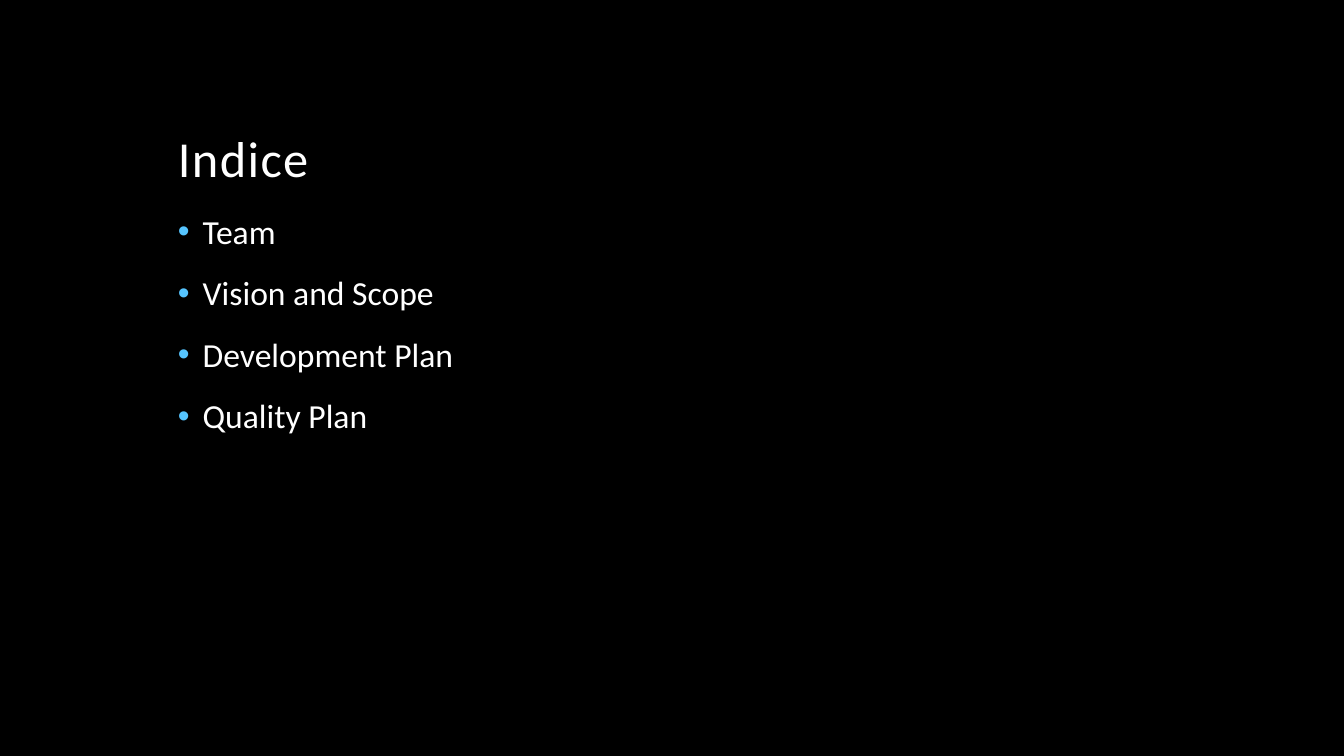
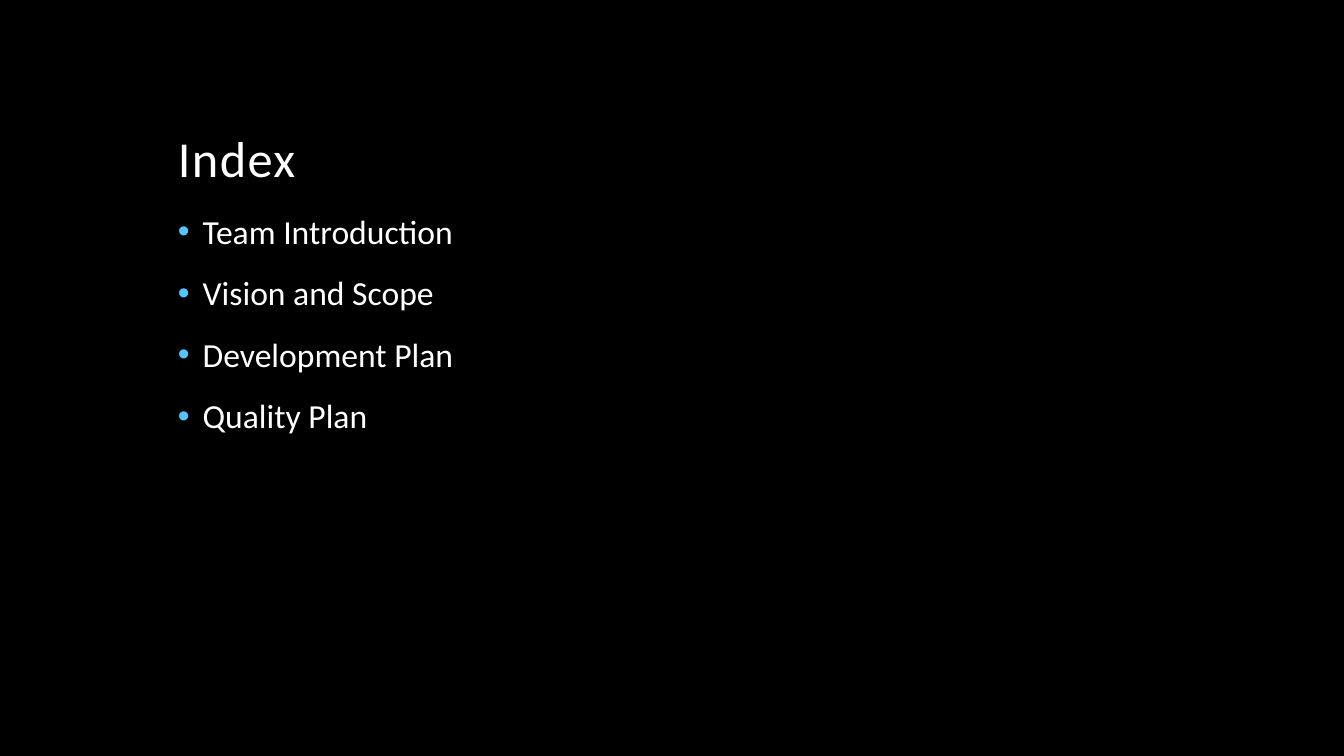
Before and after one commit to jmgirao/projetosoftware1213, a slide deck: slide 2 of Docs/Project documentation/KOM.pptx. Drawn at 1344x756 pixels with LibreOffice and Linux fonts; fonts in the diff are those of the drawing; background and template pictures are left out. Boxes give left, top, right and bottom in pixels: in the first picture for what was removed or moved away, otherwise in the second. Text is boxed around its words. In the diff, an @@ line names an element or a change of style, - is before the commit and + after.

```diff
--- a/Docs/Project documentation/KOM.pptx
+++ b/Docs/Project documentation/KOM.pptx
@@ title at box(178, 142, 295, 178): text changed @@
-Indice
+Index
@@ text at box(203, 220, 453, 245): text changed @@
-• Team
+• Team Introduction
```
Also in this commit, not shown: 2 slides added.
